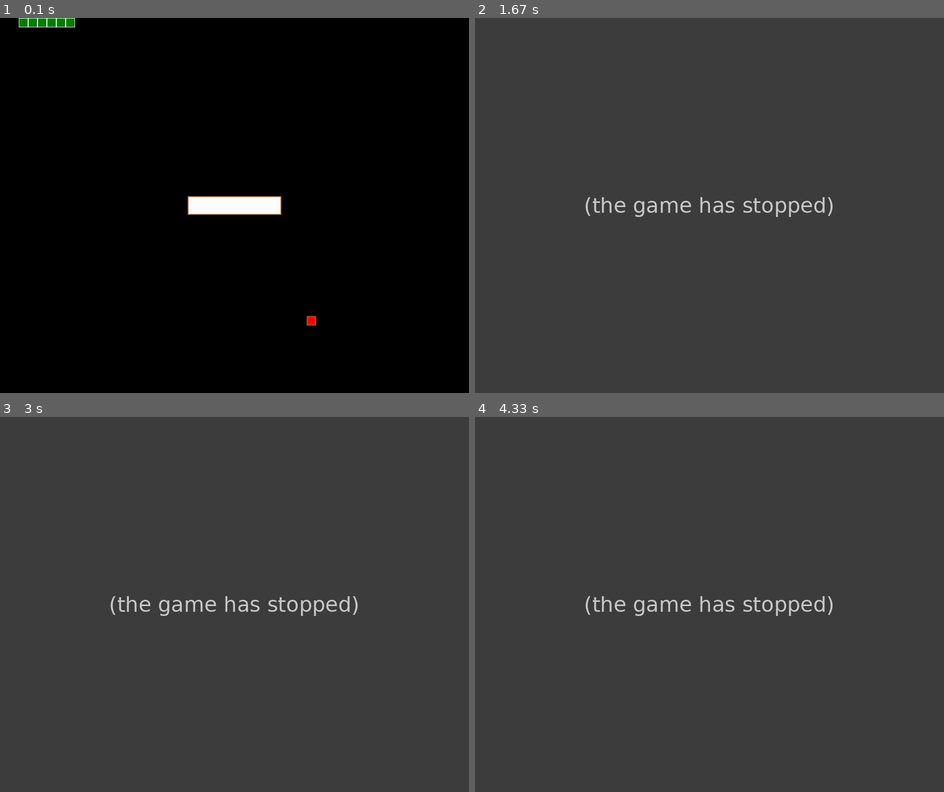
Above: before the commit, frames 1-4 (two rows, left to right).
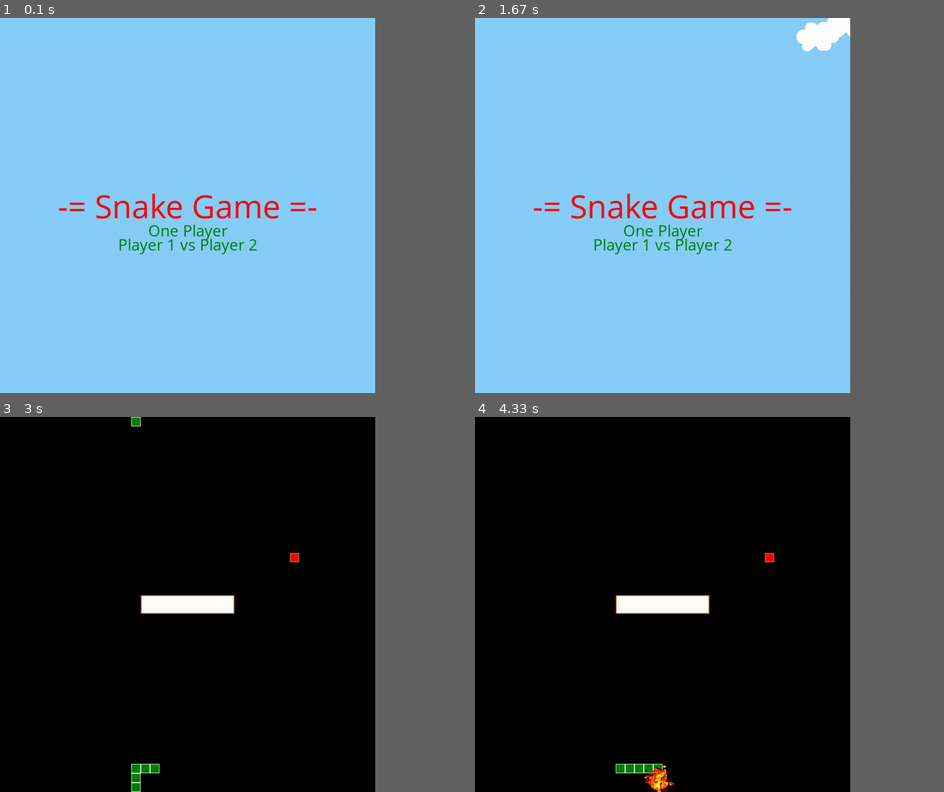
Above: after the commit, the same moments.

Repository: toancqb/Pygame_Projects
Game: pygame game, started from snake_hunting/game_snake.py
The game is run twice, just before and just after one commit, with the same random seed, the same clock (stepped at 60 frames per second) and the same inputs.
Inputs (mouse positions are in pixels of both pictures, inside the frame that each line leads up to):
- Up to frame 1 (0.1 s): no input
- Up to frame 2 (1.67 s): press the mouse at (662, 220) at 0.37 s; move the mouse to (653, 160) at 0.47 s; release the mouse at (648, 104) at 0.6 s; tap Esc at 0.67 s; click (695, 299) at 1.1 s; tap Enter at 1.33 s
- Up to frame 3 (3 s): press the mouse at (187, 619) at 1.7 s; move the mouse to (168, 642) at 1.8 s; release the mouse at (150, 664) at 1.93 s; hold Up 2.5-2.8 s; hold Right from 2.83 s (still down)
- Up to frame 4 (4.33 s): release Right at 3.3 s; hold Left 3.33-3.87 s
The window is 900x720 before the commit and 720x720 after it. Grey fills any space a smaller window leaves; there, only what the larger window draws over its background counts as a difference.

The runs differ from the first frame. In frame 1, 80% of the frame differs, in the area x 0-80%, y 0-100%; in frame 2, 80%; in frame 3, 80%; in frame 4, 80%.
Before the commit the program exited at 0.8 s; later frames show no game.

Commit message:
Improving multi-player mode

Diff:
--- a/snake_hunting/define.py
+++ b/snake_hunting/define.py
@@ -7,12 +7,17 @@
     K_LEFT,
     K_RIGHT,
     K_ESCAPE,
+    K_w,
+    K_s,
+    K_a,
+    K_d,
     KEYDOWN,
+    MOUSEBUTTONDOWN,
     QUIT,
 )
 
 SQ_SIZE = 20
-NX = 50 # 25 50
+NX = 40 # 25 50
 NY = 40
 SCREEN_WIDTH = SQ_SIZE * NX
 SCREEN_HEIGHT = SQ_SIZE * NY
--- a/snake_hunting/game_snake.py
+++ b/snake_hunting/game_snake.py
@@ -12,21 +12,117 @@
         self.screen = pygame.display.set_mode((SCREEN_WIDTH,SCREEN_HEIGHT))
         self.clock = pygame.time.Clock()
 
+        self.font = pygame.font.SysFont("comicsansms", 35)
+        self.font2 = pygame.font.SysFont("comicsansms", 72)
+
         self.ADDFRUIT = pygame.USEREVENT + 1
         pygame.time.set_timer(self.ADDFRUIT, 50000)
-
+        running = True
+        while running:
+            for event in pygame.event.get():
+                if event.type == pygame.QUIT:
+                    running = False
+                if event.type == KEYDOWN:
+                    if event.key == K_ESCAPE:
+                        running = False
+            opt = self.Menu()
+            if opt == 1:
+                self.One_Player()
+            if opt == 2:
+                self.Multi_Player()
+            if opt == -1:
+                running = False
+
+            self.clock.tick(10)
+
+        pygame.quit()
+
+    def draw_board(self, screen, COLOR):
+        screen.fill(COLOR)
+
+    def Menu(self):
+        self.screen.fill(BLUE)
+
+        txt = self.font2.render("-= Snake Game =-", True, RED)
+        txt_center = (
+            SCREEN_WIDTH/2 - txt.get_width() // 2,
+            SCREEN_HEIGHT/2 - txt.get_height() // 2
+        )
+
+        txt2 = self.font.render("One Player", True, GREEN)
+        txt2_center = (
+            SCREEN_WIDTH/2 - txt2.get_width() // 2,
+            SCREEN_HEIGHT/2 + 30
+        )
+        txt2rect = txt2.get_rect()
+        txt3 = self.font.render("Player 1 vs Player 2", True, GREEN)
+        txt3_center = (
+            SCREEN_WIDTH/2 - txt3.get_width() // 2,
+            SCREEN_HEIGHT/2 + 60
+        )
+        txt3rect = txt3.get_rect()
+
+        ADDCLOUD = pygame.USEREVENT + 2
+        pygame.time.set_timer(ADDCLOUD, 2000)
+
+        clouds_decor = pygame.sprite.Group()
+        clouds_decor.add(Cloud(SCREEN_WIDTH))
+        clouds_decor.add(Cloud(SCREEN_WIDTH))
+        option = -1
+        running = True
+        while running:
+            for event in pygame.event.get():
+                if event.type == KEYDOWN:
+                    if event.key == K_ESCAPE:
+                        running = False
+                if event.type == MOUSEBUTTONDOWN:
+                    if pygame.mouse.get_pressed()[0]:
+                        pos_clicked = pygame.mouse.get_pos()
+                        if check_position(pos_clicked,\
+                        SCREEN_WIDTH/2-txt2.get_width(),SCREEN_WIDTH/2+txt2.get_width(),\
+                        SCREEN_HEIGHT/2+30-txt2.get_height(),SCREEN_HEIGHT/2+30+txt2.get_height()):
+                            option = 1
+                            running = False
+                        elif check_position(pos_clicked,\
+                        SCREEN_WIDTH/2-txt3.get_width(),SCREEN_WIDTH/2+txt3.get_width(),\
+                        SCREEN_HEIGHT/2+60-txt3.get_height(),SCREEN_HEIGHT/2+60+txt3.get_height()):
+                            option = 2
+                            running = False
+
+                if event.type == QUIT:
+                    running = False
+                if event.type == ADDCLOUD:
+                    new_cloud = Cloud(SCREEN_WIDTH)
+                    clouds_decor.add(new_cloud)
+
+            clouds_decor.update()
+            self.screen.fill(BLUE)
+
+            self.screen.blit(txt, txt_center)
+            self.screen.blit(txt2, txt2_center)
+            self.screen.blit(txt3, txt3_center)
+
+            for entity in clouds_decor:
+                self.screen.blit(entity.surf, entity.rect)
+
+            pygame.display.flip()
+            self.clock.tick(30)
+
+        return option
+
+    def One_Player(self):
         fruits = pygame.sprite.Group()
-        fr = Fruit()
+        fr = Fruit(SCREEN_WIDTH)
         fruits.add(fr)
         walls = pygame.sprite.Group()
-        wl = Wall()
+        wl = Wall(SCREEN_WIDTH)
         walls.add(wl)
 
         all_sprites = pygame.sprite.Group()
         all_sprites.add(fr)
         all_sprites.add(wl)
 
-        snakes = Snakes(all_sprites)
+        snakes = Snakes(all_sprites, SCREEN_WIDTH)
         snakes.add_snake()
         snakes.add_snake()
         snakes.add_snake()
@@ -44,18 +140,18 @@
                     if event.key == K_ESCAPE:
                         running = False
                 if event.type == self.ADDFRUIT:
-                    new_fruit = Fruit()
+                    new_fruit = Fruit(SCREEN_WIDTH)
                     fruits.add(new_fruit)
             pressed_keys = pygame.key.get_pressed()
 
-            self.draw_board()
+            self.draw_board(self.screen, BLACK)
             if opt:
-                snakes.update(pressed_keys)
+                snakes.update(pressed_keys, 1)
             for snake in snakes.group:
                 for fruit in fruits:
                     if pygame.sprite.collide_rect(snake, fruit):
                         fruit.kill()
-                        new_fruit = Fruit()
+                        new_fruit = Fruit(SCREEN_WIDTH)
                         fruits.add(new_fruit)
                         all_sprites.add(new_fruit)
                         snakes.add_snake()
@@ -73,11 +169,101 @@
             pygame.display.flip()
             self.clock.tick(GAME_SPEED)
 
-
-        pygame.quit()
-
-    def draw_board(self):
-        self.screen.fill(BLACK)
+    def Multi_Player(self):
+        screen1 = pygame.Surface((SCREEN_WIDTH//2,SCREEN_HEIGHT))
+        screen2 = pygame.Surface((SCREEN_WIDTH//2,SCREEN_HEIGHT))
+        fruits = pygame.sprite.Group()
+        fr = Fruit(SCREEN_WIDTH//2)
+        fruits.add(fr)
+        walls = pygame.sprite.Group()
+        wl = Wall(SCREEN_WIDTH//2)
+        walls.add(wl)
+
+        all_sprites = pygame.sprite.Group()
+        all_sprites2 = pygame.sprite.Group()
+        all_sprites.add(fr)
+        all_sprites.add(wl)
+        all_sprites2.add(fr)
+        all_sprites2.add(wl)
+
+        snakes = Snakes(all_sprites, SCREEN_WIDTH//2)
+        snakes.add_snake()
+        snakes.add_snake()
+        snakes.add_snake()
+        snakes.add_snake()
+
+        snakes2 = Snakes(all_sprites2, SCREEN_WIDTH//2)
+        snakes2.add_snake()
+        snakes2.add_snake()
+        snakes2.add_snake()
+        snakes2.add_snake()
+
+        opt = True
+        opt2 = True
+        running = True
+        while running:
+            for event in pygame.event.get():
+                if event.type == pygame.QUIT:
+                    running = False
+                if event.type == KEYDOWN:
+                    if event.key == K_ESCAPE:
+                        running = False
+                if event.type == self.ADDFRUIT:
+                    new_fruit = Fruit(SCREEN_WIDTH//2)
+                    fruits.add(new_fruit)
+            pressed_keys = pygame.key.get_pressed()
+
+            self.draw_board(screen1, BLACK)
+            self.draw_board(screen2, GRIS)
+####################################
+            if opt:
+                snakes.update(pressed_keys, 1)
+            for snake in snakes.group:
+                for fruit in fruits:
+                    if pygame.sprite.collide_rect(snake, fruit):
+                        fruit.kill()
+                        new_fruit = Fruit(SCREEN_WIDTH//2)
+                        fruits.add(new_fruit)
+                        all_sprites.add(new_fruit)
+                        snakes.add_snake()
+
+                if (snake != snakes.head and snakes.head.rect.colliderect(snake))\
+                or pygame.sprite.spritecollideany(snake, walls):
+                    expl = Explosion(snakes.head.rect.copy())
+                    opt = False
+                    break
+            for fw in all_sprites:
+                screen1.blit(fw.surf, fw.rect)
+
+            if not opt:
+                screen1.blit(expl.surf, expl.rect)
+#################################
+            if opt2:
+                snakes2.update(pressed_keys, 2)
+            for snake in snakes2.group:
+                for fruit in fruits:
+                    if pygame.sprite.collide_rect(snake, fruit):
+                        fruit.kill()
+                        new_fruit = Fruit(SCREEN_WIDTH//2)
+                        fruits.add(new_fruit)
+                        all_sprites.add(new_fruit)
+                        snakes2.add_snake()
+
+                if (snake != snakes2.head and snakes2.head.rect.colliderect(snake))\
+                or pygame.sprite.spritecollideany(snake, walls):
+                    expl = Explosion(snakes2.head.rect.copy())
+                    opt2 = False
+                    break
+            for fw in all_sprites2:
+                screen2.blit(fw.surf, fw.rect)
+
+            if not opt2:
+                screen2.blit(expl.surf, expl.rect)
+
+            self.screen.blit(screen1, (0,0))
+            self.screen.blit(screen2, (SCREEN_WIDTH//2,0))
+            pygame.display.flip()
+            self.clock.tick(GAME_SPEED)
 
 
 if __name__ == '__main__':
--- a/snake_hunting/objects_class.py
+++ b/snake_hunting/objects_class.py
@@ -6,7 +6,7 @@
 
 class Snake(pygame.sprite.Sprite):
 
-    def __init__(self, rect, index, goto):
+    def __init__(self, rect, index, goto, scr_width):
         super(Snake, self).__init__()
         self.surf = pygame.Surface((SQ_SIZE,SQ_SIZE))
         self.surf.fill(WHITE)
@@ -14,6 +14,7 @@
         self.rect = self.surf.get_rect(center=(rect[0]+SQ_SIZE/2,rect[1]+SQ_SIZE/2))
         self.goto = goto
         self.index = index
+        self.SCREEN_WIDTH = scr_width
 
     def update2(self, pressed_keys):
         if pressed_keys[K_UP]:
@@ -28,8 +29,29 @@
         self.rect.move_ip(self.goto[0],self.goto[1])
 
         if self.rect.left < 0:
-            self.rect.left = SCREEN_WIDTH - SQ_SIZE
-        if self.rect.right > SCREEN_WIDTH:
+            self.rect.left = self.SCREEN_WIDTH - SQ_SIZE
+        if self.rect.right > self.SCREEN_WIDTH:
+            self.rect.right = 0
+        if self.rect.top < 0:
+            self.rect.top = SCREEN_HEIGHT - SQ_SIZE
+        if self.rect.bottom > SCREEN_HEIGHT:
+            self.rect.bottom = 0
+
+    def update3(self, pressed_keys):
+        if pressed_keys[K_w]:
+            self.goto = (0, -SQ_SIZE)
+        if pressed_keys[K_s]:
+            self.goto = (0, SQ_SIZE)
+        if pressed_keys[K_a]:
+            self.goto = (-SQ_SIZE, 0)
+        if pressed_keys[K_d]:
+            self.goto = (SQ_SIZE, 0)
+
+        self.rect.move_ip(self.goto[0],self.goto[1])
+
+        if self.rect.left < 0:
+            self.rect.left = self.SCREEN_WIDTH - SQ_SIZE
+        if self.rect.right > self.SCREEN_WIDTH:
             self.rect.right = 0
         if self.rect.top < 0:
             self.rect.top = SCREEN_HEIGHT - SQ_SIZE
@@ -40,8 +62,8 @@
         self.rect.move_ip(self.goto[0],self.goto[1])
 
         if self.rect.left < 0:
-            self.rect.left = SCREEN_WIDTH - SQ_SIZE
-        if self.rect.right > SCREEN_WIDTH:
+            self.rect.left = self.SCREEN_WIDTH - SQ_SIZE
+        if self.rect.right > self.SCREEN_WIDTH:
             self.rect.right = 0
         if self.rect.top < 0:
             self.rect.top = SCREEN_HEIGHT - SQ_SIZE
@@ -50,29 +72,34 @@
 
 class Snakes(pygame.sprite.Sprite):
 
-    def __init__(self, all_sprites):
+    def __init__(self, all_sprites, scr_width):
         super(Snakes, self).__init__()
+        self.SCREEN_WIDTH = scr_width
         self.all_sprites = all_sprites
-        self.head = Snake((0,0), 1, (SQ_SIZE, 0))
+        self.head = Snake((0,0), 1, (SQ_SIZE, 0), self.SCREEN_WIDTH)
         self.group = [self.head]
         self.len = 1
+
 
 
     def add_snake(self):
         rect = self.head.rect
         rect = (rect[0]+self.head.goto[0], rect[1]+self.head.goto[1], rect[2], rect[3])
-        new_snake = Snake(rect, self.len, self.head.goto)
+        new_snake = Snake(rect, self.len, self.head.goto, self.SCREEN_WIDTH)
         self.group.insert(0, new_snake)
         self.len += 1
         self.head = new_snake
         self.all_sprites.add(new_snake)
 
-    def update(self, pressed_keys):
+    def update(self, pressed_keys, opt):
         i = self.len-1
         while i > 0:
             self.group[i].goto = self.group[i-1].goto
             i -= 1
-        self.head.update2(pressed_keys)
+        if opt == 1:
+            self.head.update2(pressed_keys)
+        else:
+            self.head.update3(pressed_keys)
         i = 1
         while i < self.len:
             self.group[i].update()
@@ -80,26 +107,39 @@
 
 class Wall(pygame.sprite.Sprite):
 
-    def __init__(self):
+    def __init__(self, scr_width):
         super(Wall, self).__init__()
+        self.SCREEN_WIDTH = scr_width
         self.surf = pygame.Surface((SQ_SIZE*10,SQ_SIZE*2))
         self.surf.fill(ORANGE)
         pygame.draw.rect(self.surf,WHITE, (2, 2, 10*SQ_SIZE-4, 2*SQ_SIZE-4))
         self.rect = self.surf.get_rect(
-            center = (SCREEN_WIDTH/2,
+            center = (self.SCREEN_WIDTH/2,
                       SCREEN_HEIGHT/2)
         )
 
 
 class Fruit(pygame.sprite.Sprite):
-    def __init__(self):
+    def __init__(self, scr_width):
         super(Fruit, self).__init__()
+        self.SCREEN_WIDTH = scr_width
         self.surf = pygame.Surface((SQ_SIZE,SQ_SIZE))
-        # self.surf.fill(RED)
         self.surf.fill(ORANGE)
         pygame.draw.rect(self.surf,RED, (2, 2, SQ_SIZE-4, SQ_SIZE-4))
         self.rect = self.surf.get_rect(
-            center = (random.randint(0,SCREEN_WIDTH-2)+SQ_SIZE/2,
+            center = (random.randint(0,self.SCREEN_WIDTH-2)+SQ_SIZE/2,
+                      random.randint(0,SCREEN_HEIGHT-2)+SQ_SIZE/2)
+        )
+
+class Fruits(pygame.sprite.Sprite):
+    def __init__(self, scr_width):
+        super(Fruits, self).__init__()
+        self.SCREEN_WIDTH = scr_width
+        self.surf = pygame.Surface((SQ_SIZE,SQ_SIZE))
+        self.surf.fill(ORANGE)
+        pygame.draw.rect(self.surf,RED, (2, 2, SQ_SIZE-4, SQ_SIZE-4))
+        self.rect = self.surf.get_rect(
+            center = (random.randint(0,self.SCREEN_WIDTH-2)+SQ_SIZE/2,
                       random.randint(0,SCREEN_HEIGHT-2)+SQ_SIZE/2)
         )
 
@@ -110,3 +150,22 @@
         self.surf = pygame.image.load(os.path.join("srcs", "explosion2.png"))
         self.surf = pygame.transform.scale(self.surf, (64, 64))
         self.rect = rect
+
+class Cloud(pygame.sprite.Sprite):
+    def __init__(self, scr_width):
+        super(Cloud, self).__init__()
+        self.SCREEN_WIDTH = scr_width
+        self.surf = pygame.image.load(os.path.join("srcs","cloud.png")).convert()
+        self.surf.set_colorkey((0, 0, 0), RLEACCEL)
+        self.rect = self.surf.get_rect(
+            center = (
+                random.randint(self.SCREEN_WIDTH+20, self.SCREEN_WIDTH+100),
+                random.randint(0, SCREEN_HEIGHT),
+            )
+        )
+        self.speed = 4
+
+    def update(self):
+        self.rect.move_ip(-self.speed, 0)
+        if self.rect.right < 0:
+            self.kill()
--- a/snake_hunting/tools.py
+++ b/snake_hunting/tools.py
@@ -0,0 +1,7 @@
+
+
+
+def check_position(pos, min1, max1, min2, max2):
+    if pos[0] >= min1 and pos[0] <= max1 and pos[1] >= min2 and pos[1] <= max2:
+        return True
+    return False
Binary file added: snake_hunting/srcs/cloud.png
